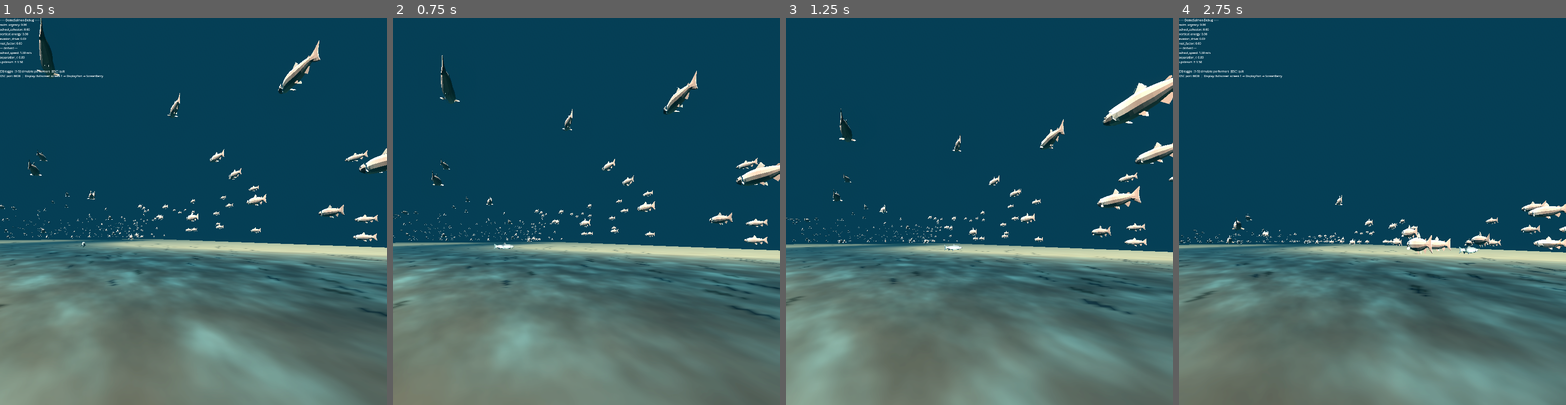
Above: before the commit, frames 1-4 (left to right).
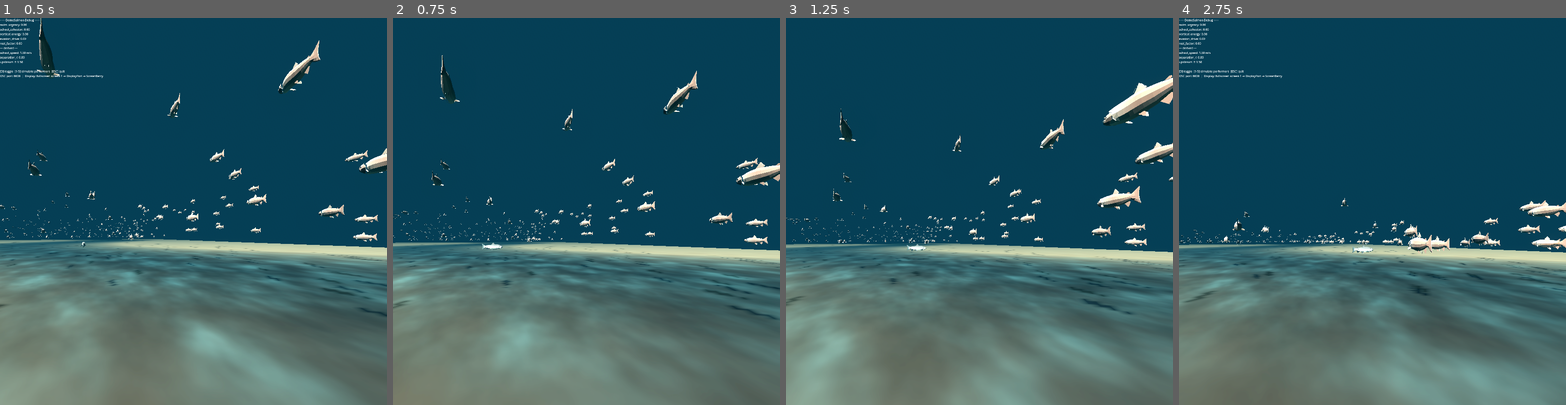
Above: after the commit, the same moments.

Repository: hollygrimm/dome-salmon
Game: Godot game, scene res://scenes/Main.tscn
Same seed, same stepped clock (60 frames per second), same inputs: the game is played once before the commit and once after it.
Inputs:
- Up to frame 1 (0.5 s): no input
- Up to frame 2 (0.75 s): tap Enter at 0.5 s; hold D (move_right) from 0.53 s (still down); tap 1 at 0.6 s
- Up to frame 3 (1.25 s): keep holding D (move_right)
- Up to frame 4 (2.75 s): release D (move_right) at 1.28 s; hold S (move_back) 1.28-2.03 s; tap 2 at 1.35 s; hold D (move_right) from 2.03 s (still down); tap 3 at 2.1 s

Frame 1 is identical in both runs. In frame 2, 0.1% of the frame differs, in the area x 10-64%, y 36-63%; in frame 3, 0.2%; in frame 4, 1.2%, in the area x 0-100%, y 45-72%.

Commit message:
add horizontal motion check; slow down player fish

Diff:
--- a/scripts/contributions/keanu/PlayerFish.gd
+++ b/scripts/contributions/keanu/PlayerFish.gd
@@ -39,7 +39,7 @@
 class_name PlayerFish
 extends Node3D
 
-@export var swim_speed: float = 4.0
+@export var swim_speed: float = 2.0
 @export var turn_smoothing: float = 0.15
 @export var salmon_glb_path: String = "res://assets/salmon.glb"
 @export var fish_scale: float = 0.25  # match SalmonSchool.fish_scale
@@ -60,8 +60,10 @@
 	# Face the direction of travel. Guard against zero-length to avoid
 	# look_at errors when the fish is idle.
 	if velocity.length() > 0.01:
-		var target := global_position + velocity
-		look_at(target, Vector3.UP)
+		var horiz := Vector3(velocity.x, 0, velocity.z).length()
+		if horiz > 0.01:
+			var target := global_position + velocity
+			look_at(target, Vector3.UP)
 
 
 func _read_input() -> Vector3:
